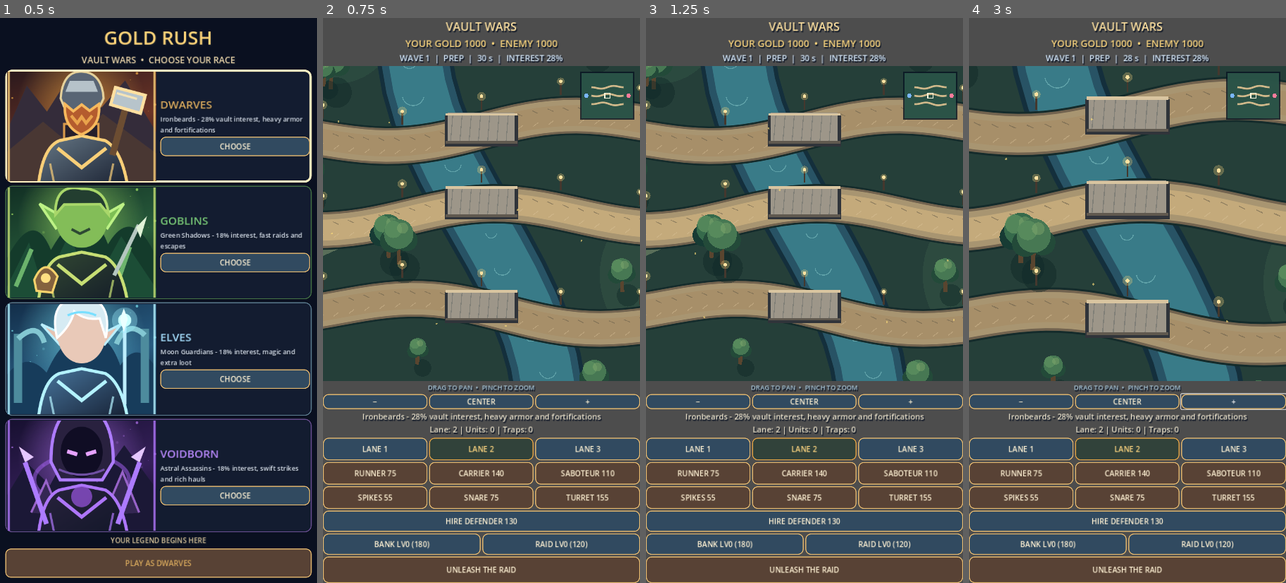
Above: before the commit, frames 1-4 (left to right).
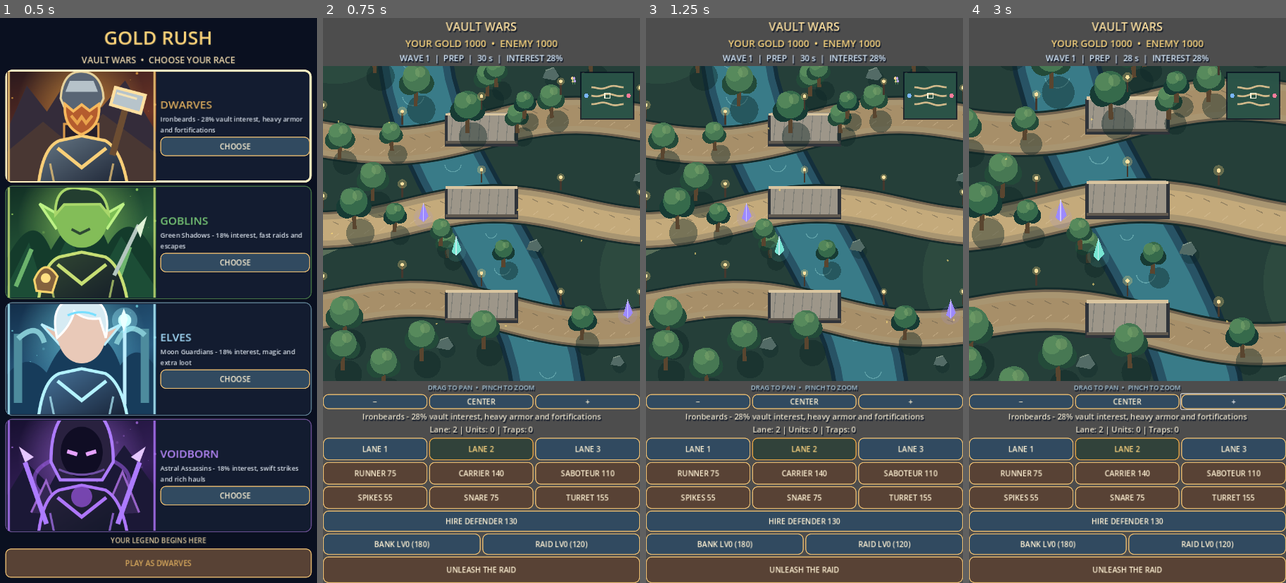
Above: after the commit, the same moments.

Repository: krzych3d/Gold-rush-mobile
Game: Godot game, scene res://main.tscn
Same seed, same stepped clock (60 frames per second), same inputs: the game is played once before the commit and once after it.
Inputs:
- Up to frame 1 (0.5 s): no input
- Up to frame 2 (0.75 s): click "PLAY AS DWARVES" at 0.5 s
- Up to frame 3 (1.25 s): no input
- Up to frame 4 (3 s): click "−" at 1.25 s; click "CENTER" at 2 s; click "+" at 2.75 s

Frame 1 is identical in both runs. In frame 2, 9.9% of the frame differs, in the area x 0-100%, y 8-65%; in frame 3, 9.9%; in frame 4, 10%.

Commit message:
Major map art pass: isometric keeps, deterministic forest props, rocks and flowers with viewport culling

Diff:
--- a/scripts/game.gd
+++ b/scripts/game.gd
@@ -50,9 +50,11 @@
 var camera_hint: Label
 var touch_points: Dictionary = {}
 var last_pinch_distance := 0.0
+var terrain_details: Array = []
 
 func _ready() -> void:
 	rng.randomize()
+	_generate_terrain_details()
 	var root := VBoxContainer.new()
 	root.set_anchors_and_offsets_preset(Control.PRESET_FULL_RECT)
 	add_child(root)
@@ -685,6 +687,26 @@
 				best_lane = path
 	return best_lane
 
+func _generate_terrain_details() -> void:
+	# Deterministic decoration generated once, not on every animation frame.
+	terrain_details.clear()
+	var seeded := RandomNumberGenerator.new()
+	seeded.seed = 24681357
+	for i in 460:
+		var p := Vector2(seeded.randf_range(-1800.0, 1800.0), seeded.randf_range(-1300.0, 1300.0))
+		var closest: float = INF
+		for path in 3:
+			for step in 21:
+				closest = minf(closest, p.distance_to(_point(path, float(step) / 20.0, 0)))
+		if closest < 85.0:
+			continue
+		terrain_details.append({"p": p, "seed": float(i), "type": i % 17})
+
+func _in_camera(p: Vector2, margin: float = 100.0) -> bool:
+	var half: Vector2 = arena.size * 0.5 / camera_zoom
+	var center: Vector2 = -camera_offset / camera_zoom
+	return absf(p.x - center.x) < half.x + margin and absf(p.y - center.y) < half.y + margin
+
 func _draw_arena() -> void:
 	var center := arena.size * 0.5
 	var w: float = arena.size.x * 0.85
@@ -753,22 +775,20 @@
 			arena.draw_line(Vector2(sx, crossing.y - 38), Vector2(sx - 5.0, crossing.y + 23), Color("686c69", 0.55), 2.0)
 		arena.draw_line(crossing + Vector2(-81, -37), crossing + Vector2(81, -37), Color("d9c5a0"), 6.0)
 		arena.draw_line(crossing + Vector2(-81, 26), crossing + Vector2(81, 26), Color("60594f"), 6.0)
-	# Dense forests and magical crystals occupy the space between lanes.
-	for i in 240:
-		var fx := sin(float(i) * 127.1) * arena.size.x * 1.7
-		var fy := cos(float(i) * 53.7) * arena.size.y * 1.35
-		var pos := Vector2(fx, fy)
-		var near_lane := false
-		for path in 3:
-			var t := clampf((fx + arena.size.x * 0.68) / (arena.size.x * 1.36), 0.0, 1.0)
-			if pos.distance_to(_point(path, t, 0)) < 74.0:
-				near_lane = true
-		if near_lane:
+	# Forest, flowers, stones and arcane formations: render only visible props.
+	for item in terrain_details:
+		var p: Vector2 = item["p"]
+		if not _in_camera(p, 110.0):
 			continue
-		if i % 11 == 0:
-			_draw_crystal(pos, float(i))
+		var seed: float = item["seed"]
+		if int(item["type"]) == 0:
+			_draw_crystal(p, seed)
+		elif int(item["type"]) < 12:
+			_draw_tree(p, seed)
+		elif int(item["type"]) < 15:
+			_draw_rock(p, seed)
 		else:
-			_draw_tree(pos, float(i))
+			_draw_flowers(p, seed)
 	# Animated lanterns at strategic points along each road.
 	for path in 3:
 		for j in 5:
@@ -828,6 +848,18 @@
 	camera_marker.y = clampf(camera_marker.y, origin.y + 5.0, origin.y + 97.0)
 	arena.draw_rect(Rect2(camera_marker - Vector2(6, 6), Vector2(12, 12)), Color("f9f5dc"), false, 2.0)
 
+func _draw_rock(p: Vector2, seed: float) -> void:
+	var size: float = 9.0 + fposmod(seed * 7.1, 13.0)
+	arena.draw_circle(p + Vector2(5, 8), size, Color("0b2627", 0.3))
+	arena.draw_colored_polygon(PackedVector2Array([p + Vector2(-size, 5), p + Vector2(-size * 0.6, -size * 0.65), p + Vector2(size * 0.35, -size), p + Vector2(size, 0), p + Vector2(size * 0.5, size * 0.55)]), Color("536b66"))
+	arena.draw_line(p + Vector2(-size * 0.6, -size * 0.65), p + Vector2(size * 0.35, -size), Color("a1b3a1", 0.65), 2.0)
+
+func _draw_flowers(p: Vector2, seed: float) -> void:
+	for k in 5:
+		var offset := Vector2(sin(seed + float(k) * 4.3) * 15.0, cos(seed + float(k) * 2.1) * 10.0)
+		arena.draw_line(p + offset, p + offset + Vector2(0, -7), Color("548d59"), 2.0)
+		arena.draw_circle(p + offset + Vector2(0, -8), 3.0, Color("f5d28b") if k % 2 == 0 else Color("b7a0e6"))
+
 func _draw_ruin(p: Vector2, seed: int) -> void:
 	var stone := Color("68716d") if seed % 2 == 0 else Color("77776b")
 	arena.draw_circle(p + Vector2(12, 18), 61, Color("0c2325", 0.3))
@@ -873,21 +905,26 @@
 	_draw_fort_body(p, color, glow)
 
 func _draw_fort_body(p: Vector2, color: Color, glow: Color) -> void:
-	arena.draw_circle(p + Vector2(0, 22), 36, Color("071322", 0.5))
-	arena.draw_colored_polygon(PackedVector2Array([p + Vector2(-33, 15), p + Vector2(0, 32), p + Vector2(33, 15), p + Vector2(0, 0)]), color.darkened(0.55))
-	arena.draw_rect(Rect2(p + Vector2(-26, -41), Vector2(52, 61)), color.darkened(0.2))
-	arena.draw_rect(Rect2(p + Vector2(-20, -35), Vector2(40, 52)), color.lightened(0.15))
-	for x in [-23, -8, 8, 23]:
-		arena.draw_rect(Rect2(p + Vector2(x - 5, -48), Vector2(10, 14)), color.lightened(0.36))
-	arena.draw_colored_polygon(PackedVector2Array([p + Vector2(-33, -43), p + Vector2(0, -81), p + Vector2(33, -43)]), color.darkened(0.52))
-	arena.draw_line(p + Vector2(-29, -42), p + Vector2(0, -76), glow, 3.0)
-	arena.draw_line(p + Vector2(0, -76), p + Vector2(29, -42), glow, 3.0)
-	arena.draw_rect(Rect2(p + Vector2(-10, -12), Vector2(20, 32)), Color("10172a"))
-	arena.draw_arc(p + Vector2(0, -12), 10, PI, TAU, 12, Color("10172a"), 8.0)
-	arena.draw_circle(p + Vector2(0, -29), 8, glow)
-	arena.draw_circle(p + Vector2(0, -29), 3, Color.WHITE)
-	for x in [-22, 22]:
-		arena.draw_line(p + Vector2(x, 3), p + Vector2(x, 17), Color("141d32"), 3.0)
+	# Tall isometric keep with shaded side walls, roof planes and battlements.
+	arena.draw_colored_polygon(PackedVector2Array([p + Vector2(-77, 18), p + Vector2(0, 55), p + Vector2(77, 18), p + Vector2(0, -20)]), Color("102b30", 0.65))
+	var foundation := PackedVector2Array([p + Vector2(0, -8), p + Vector2(62, 20), p + Vector2(0, 48), p + Vector2(-62, 20)])
+	arena.draw_colored_polygon(foundation, color.darkened(0.48))
+	arena.draw_colored_polygon(PackedVector2Array([p + Vector2(-52, -13), p + Vector2(0, 9), p + Vector2(0, 40), p + Vector2(-52, 17)]), color.darkened(0.34))
+	arena.draw_colored_polygon(PackedVector2Array([p + Vector2(0, 9), p + Vector2(52, -13), p + Vector2(52, 17), p + Vector2(0, 40)]), color.darkened(0.57))
+	arena.draw_colored_polygon(PackedVector2Array([p + Vector2(0, -94), p + Vector2(42, -74), p + Vector2(42, -9), p + Vector2(0, 12)]), color.darkened(0.42))
+	arena.draw_colored_polygon(PackedVector2Array([p + Vector2(-42, -74), p + Vector2(0, -94), p + Vector2(0, 12), p + Vector2(-42, -9)]), color.lightened(0.12))
+	arena.draw_colored_polygon(PackedVector2Array([p + Vector2(0, -124), p + Vector2(48, -93), p + Vector2(0, -69), p + Vector2(-48, -93)]), color.darkened(0.55))
+	arena.draw_line(p + Vector2(0, -124), p + Vector2(-48, -93), glow, 3.0)
+	arena.draw_line(p + Vector2(0, -124), p + Vector2(48, -93), glow.darkened(0.3), 3.0)
+	for side in [-1, 1]:
+		var x: float = float(side) * 33.0
+		arena.draw_colored_polygon(PackedVector2Array([p + Vector2(x - 10, -81), p + Vector2(x + 10, -81), p + Vector2(x + 10, -100), p + Vector2(x - 10, -100)]), color.lightened(0.25))
+		arena.draw_rect(Rect2(p + Vector2(x - 5, -65), Vector2(10, 20)), Color("162735"))
+	arena.draw_colored_polygon(PackedVector2Array([p + Vector2(-12, -4), p + Vector2(0, -11), p + Vector2(12, -4), p + Vector2(12, 19), p + Vector2(0, 26), p + Vector2(-12, 19)]), Color("0c1a2b"))
+	arena.draw_circle(p + Vector2(0, -79), 16.0 + sin(visual_time * 2.0) * 2.0, Color(glow.r, glow.g, glow.b, 0.25))
+	arena.draw_circle(p + Vector2(0, -79), 7, glow)
+	arena.draw_circle(p + Vector2(0, -79), 2, Color.WHITE)
+	arena.draw_line(p + Vector2(-47, -13), p + Vector2(-47, 15), glow.darkened(0.35), 2.0)
 
 func _draw_character(p: Vector2, color: Color, unit: Dictionary) -> void:
 	var friendly: bool = unit["side"] == 0
